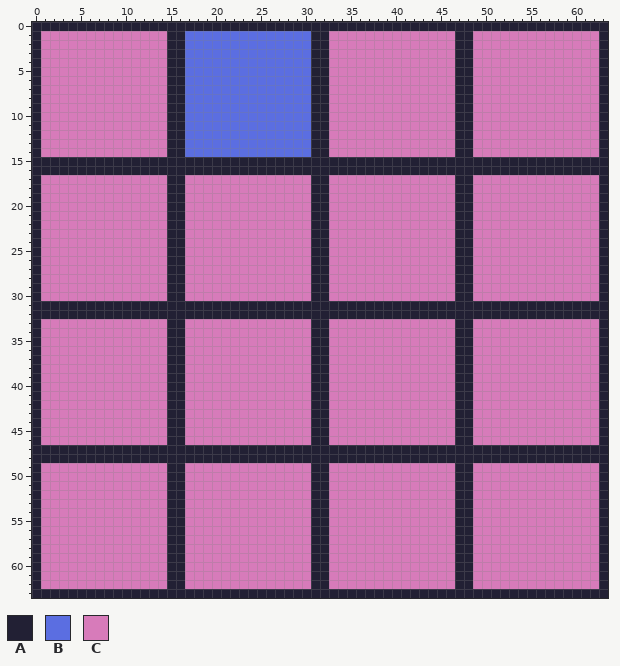
Pixel-art file -- assets/tiles.aseprite. That is the earlier state.
64x64 pixels, 1 frame.
Palette (. is transparent): A #222034  B #5b6ee1  C #d77bba
And afterwards:
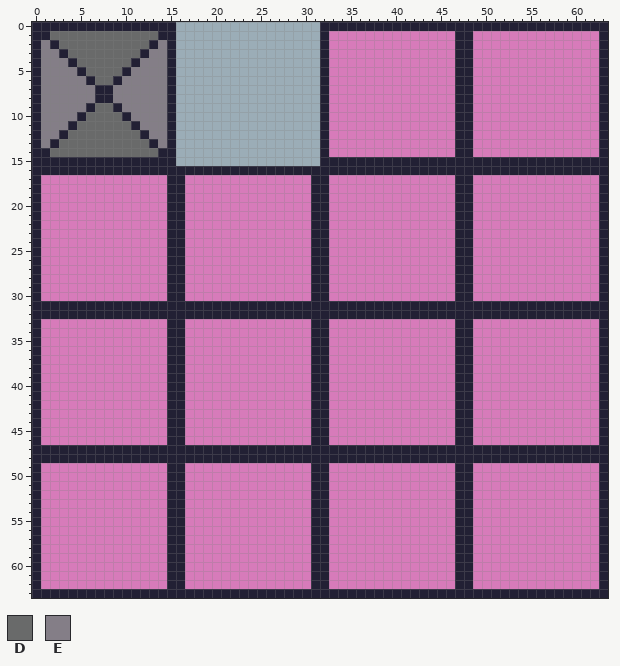
Colours new in this view: D #696a6a  E #847e87
Changes in this commit:
@@ palette @@
-B #5b6ee1
+B #9badb7
@@ x 0..33 @@
- 0 AAAAAAAAAAAAAAAAAAAAAAAAAAAAAAAAAA
- 1 ACCCCCCCCCCCCCCAABBBBBBBBBBBBBBAAC
- 2 ACCCCCCCCCCCCCCAABBBBBBBBBBBBBBAAC
- 3 ACCCCCCCCCCCCCCAABBBBBBBBBBBBBBAAC
- 4 ACCCCCCCCCCCCCCAABBBBBBBBBBBBBBAAC
- 5 ACCCCCCCCCCCCCCAABBBBBBBBBBBBBBAAC
- 6 ACCCCCCCCCCCCCCAABBBBBBBBBBBBBBAAC
- 7 ACCCCCCCCCCCCCCAABBBBBBBBBBBBBBAAC
- 8 ACCCCCCCCCCCCCCAABBBBBBBBBBBBBBAAC
- 9 ACCCCCCCCCCCCCCAABBBBBBBBBBBBBBAAC
-10 ACCCCCCCCCCCCCCAABBBBBBBBBBBBBBAAC
-11 ACCCCCCCCCCCCCCAABBBBBBBBBBBBBBAAC
-12 ACCCCCCCCCCCCCCAABBBBBBBBBBBBBBAAC
-13 ACCCCCCCCCCCCCCAABBBBBBBBBBBBBBAAC
-14 ACCCCCCCCCCCCCCAABBBBBBBBBBBBBBAAC
-15 AAAAAAAAAAAAAAAAAAAAAAAAAAAAAAAAAA
+ 0 AAAAAAAAAAAAAAAABBBBBBBBBBBBBBBBAA
+ 1 AADDDDDDDDDDDDAABBBBBBBBBBBBBBBBAC
+ 2 AEADDDDDDDDDDAEABBBBBBBBBBBBBBBBAC
+ 3 AEEADDDDDDDDAEEABBBBBBBBBBBBBBBBAC
+ 4 AEEEADDDDDDAEEEABBBBBBBBBBBBBBBBAC
+ 5 AEEEEADDDDAEEEEABBBBBBBBBBBBBBBBAC
+ 6 AEEEEEADDAEEEEEABBBBBBBBBBBBBBBBAC
+ 7 AEEEEEEAAEEEEEEABBBBBBBBBBBBBBBBAC
+ 8 AEEEEEEAAEEEEEEABBBBBBBBBBBBBBBBAC
+ 9 AEEEEEADDAEEEEEABBBBBBBBBBBBBBBBAC
+10 AEEEEADDDDAEEEEABBBBBBBBBBBBBBBBAC
+11 AEEEADDDDDDAEEEABBBBBBBBBBBBBBBBAC
+12 AEEADDDDDDDDAEEABBBBBBBBBBBBBBBBAC
+13 AEADDDDDDDDDDAEABBBBBBBBBBBBBBBBAC
+14 AADDDDDDDDDDDDAABBBBBBBBBBBBBBBBAC
+15 AAAAAAAAAAAAAAAABBBBBBBBBBBBBBBBAA
 16 AAAAAAAAAAAAAAAAAAAAAAAAAAAAAAAAAA
